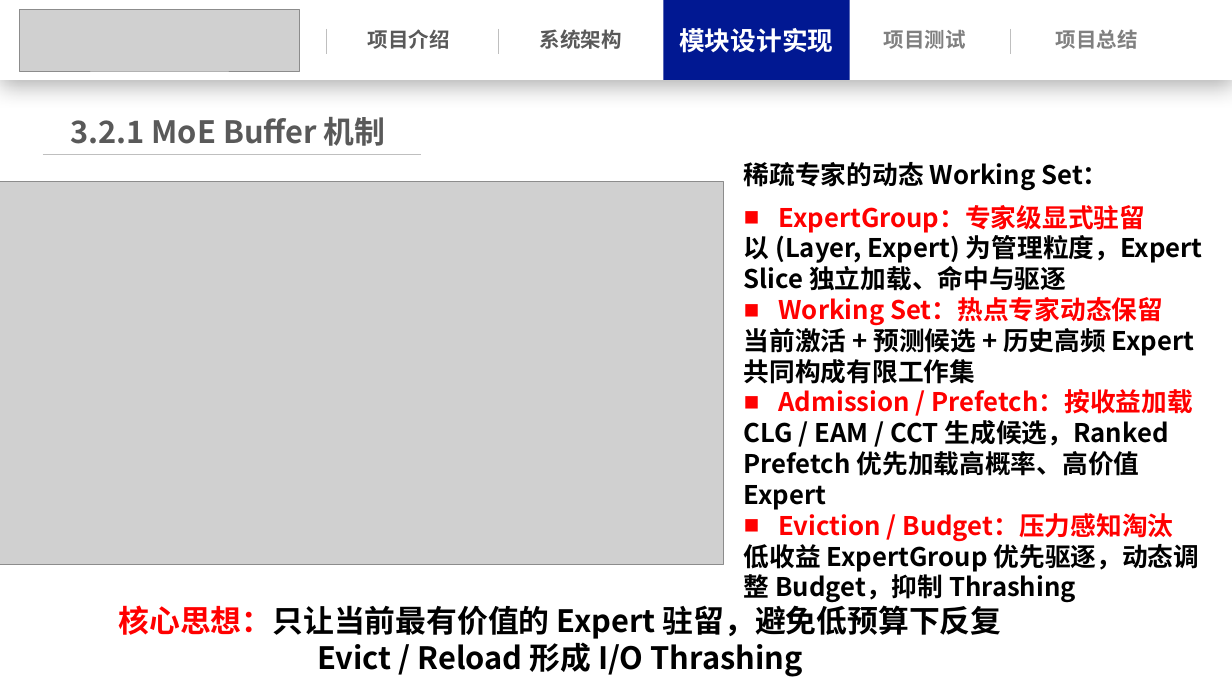
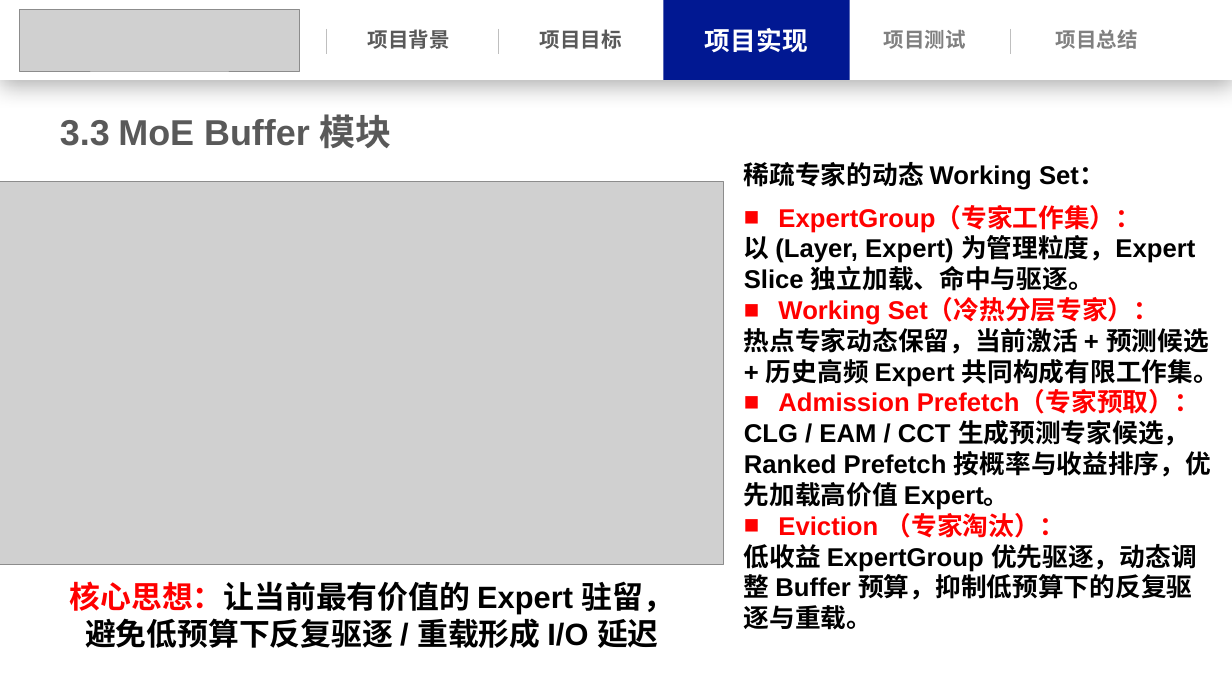
Before and after one commit to Leslie-1341/llama.cpp, a slide deck: slide 15 of docs/操作系统功能赛.pptx (slide 18 before the commit). Drawn at 1232x693 pixels with LibreOffice and Linux fonts; fonts in the diff are those of the drawing; grey boxes stand for pictures. Boxes give left, top, right and bottom in pixels: in the first picture for what was removed or moved away, otherwise in the second. Text is boxed around its words. In the diff, an @@ line names an element or a change of style, - is before the commit and + after.

```diff
--- a/docs/操作系统功能赛.pptx
+++ b/docs/操作系统功能赛.pptx
@@ text at box(368, 29, 450, 49): text changed; font Noto Sans CJK SC to Arial @@
-项目介绍
+项目背景
@@ text at box(540, 29, 622, 49): text changed; font Noto Sans CJK SC to Arial @@
-系统架构
+项目目标
@@ text at box(705, 28, 808, 52): text changed; font Noto Sans CJK SC to Arial @@
-模块设计实现
+项目实现
@@ text at box(60, 114, 392, 148): text changed; size 24 to 28 pt; font Noto Sans CJK SC to Arial @@
-3.2.1 MoE Buffer 机制
+3.3 MoE Buffer 模块
@@ line removed from (43, 154) to (421, 154) @@
@@ text at box(744, 162, 1105, 190): font Noto Sans CJK SC to Arial in "稀疏专家的动态 Working Set：" @@
@@ text at box(744, 206, 1219, 630): text changed; font Noto Sans CJK SC to Arial @@
-■ ExpertGroup：专家级显式驻留
-以 (Layer, Expert) 为管理粒度，Expert Slice 独立加载、命中与驱逐
-■ Working Set：热点专家动态保留
-当前激活 + 预测候选 + 历史高频 Expert 共同构成有限工作集
-■ Admission / Prefetch：按收益加载
-CLG / EAM / CCT 生成候选，Ranked Prefetch 优先加载高概率、高价值 Expert
-■ Eviction / Budget：压力感知淘汰
-低收益 ExpertGroup 优先驱逐，动态调整 Budget，抑制 Thrashing
+■ ExpertGroup（专家工作集）：
+以 (Layer, Expert) 为管理粒度，Expert Slice 独立加载、命中与驱逐。
+■ Working Set（冷热分层专家）：
+热点专家动态保留，当前激活 + 预测候选 + 历史高频 Expert 共同构成有限工作集。
+■ Admission Prefetch（专家预取）：
+CLG / EAM / CCT 生成预测专家候选，Ranked Prefetch 按概率与收益排序，优先加载高价值 Expert。
+■ Eviction （专家淘汰）：
+低收益 ExpertGroup 优先驱逐，动态调整 Buffer 预算，抑制低预算下的反复驱逐与重载。
@@ text at box(70, 581, 674, 648): text changed; font Noto Sans CJK SC to Arial @@
-核心思想：只让当前最有价值的 Expert 驻留，避免低预算下反复 Evict / Reload 形成 I/O Thrashing
+核心思想：让当前最有价值的 Expert 驻留，
+避免低预算下反复驱逐 / 重载形成 I/O 延迟
```
Also in this commit, not shown: 27 other slides changed, 8 slides added, 11 slides removed, 3 other files.
